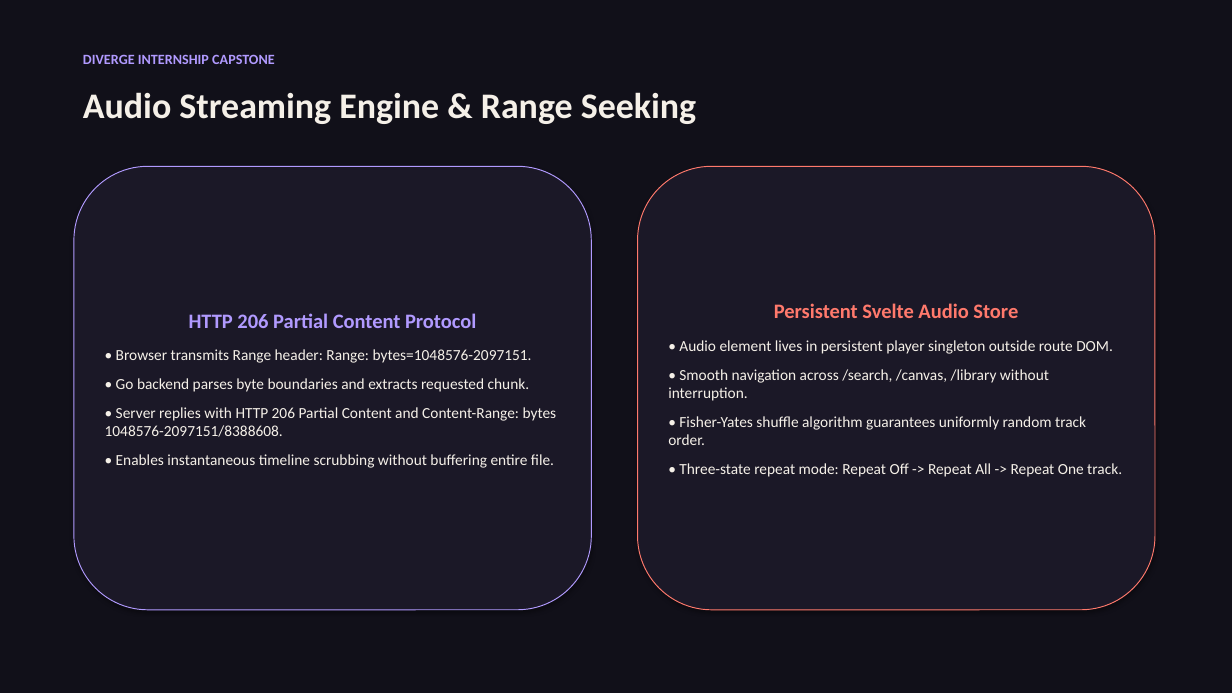
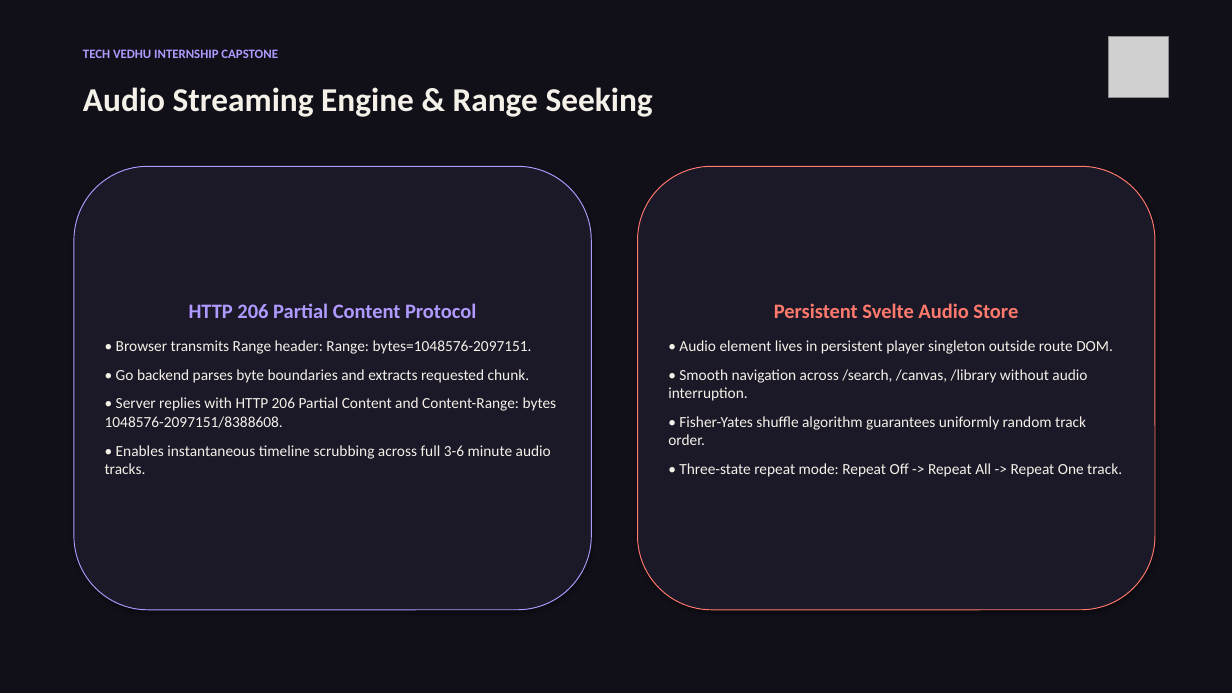
Before and after one commit to Dharsh606/DIVERGE, a slide deck: slide 8 of docs/presentation.pptx. Drawn at 1232x693 pixels with LibreOffice and Linux fonts; fonts in the diff are those of the drawing; grey boxes stand for pictures. Boxes give left, top, right and bottom in pixels: in the first picture for what was removed or moved away, otherwise in the second. Text is boxed around its words. In the diff, an @@ line names an element or a change of style, - is before the commit and + after.

Commit message:
feat: integrate official DIVERGE 3D logo, full songs audio engine, author metadata, and executive closing slide

```diff
--- a/docs/presentation.pptx
+++ b/docs/presentation.pptx
@@ text at (x1=83, y1=49, x2=278, y2=58): text changed; size 11 to 10 pt @@
-DIVERGE INTERNSHIP CAPSTONE
+TECH VEDHU INTERNSHIP CAPSTONE
@@ picture added at (x1=1109, y1=37, x2=1169, y2=97) @@
@@ text "Audio Streaming Engine & Range ..." at (x1=83, y1=87, x2=653, y2=117): size 28 to 26 pt @@
@@ text in rounded rectangle at (x1=668, y1=369, x2=1087, y2=401): text changed @@
-• Smooth navigation across /search, /canvas, /library without interruption.
+• Smooth navigation across /search, /canvas, /library without audio interruption.
@@ text in rounded rectangle at (x1=105, y1=445, x2=551, y2=474): text changed @@
-• Enables instantaneous timeline scrubbing without buffering entire file.
+• Enables instantaneous timeline scrubbing across full 3-6 minute audio tracks.
```
Also in this commit, not shown: 10 other slides changed, 1 slide added, 1 slide removed, 16 other files.
